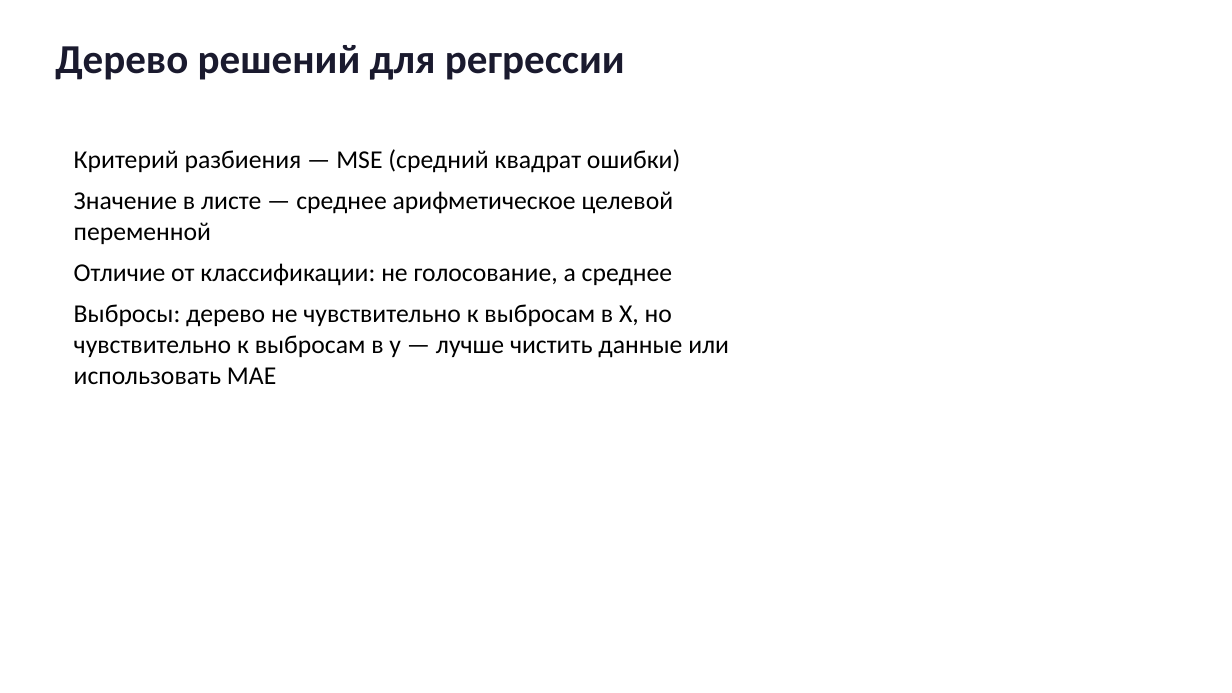
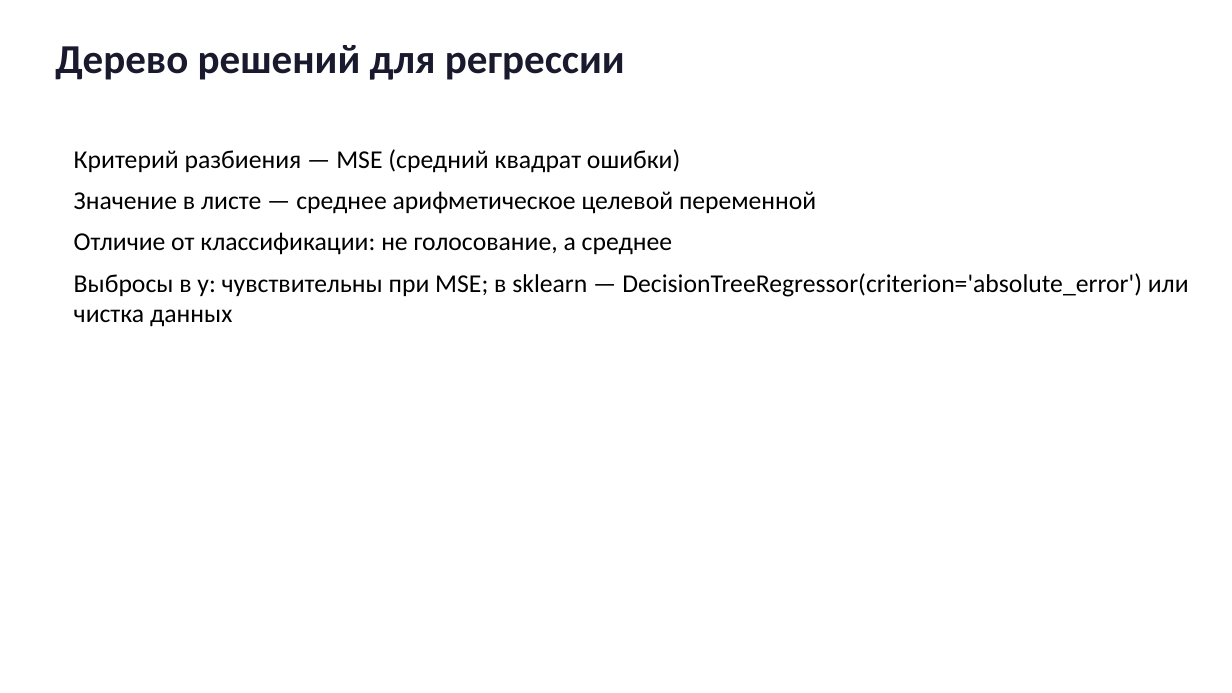
Before and after one commit to gurovic/ml-lessons, a slide deck: slide 15 of lessons/derevo_resheniy/presentation.pptx. Drawn at 1232x693 pixels with LibreOffice and Linux fonts; fonts in the diff are those of the drawing. Boxes give left, top, right and bottom in pixels: in the first picture for what was removed or moved away, otherwise in the second. Text is boxed around its words. In the diff, an @@ line names an element or a change of style, - is before the commit and + after.

```diff
--- a/lessons/derevo_resheniy/presentation.pptx
+++ b/lessons/derevo_resheniy/presentation.pptx
@@ text at (74, 273, 1189, 327): text changed @@
-Выбросы: дерево не чувствительно к выбросам в X, но чувствительно к выбросам в y — лучше чистить данные или использовать MAE
+Выбросы в y: чувствительны при MSE; в sklearn — DecisionTreeRegressor(criterion='absolute_error') или чистка данных
```
Also in this commit, not shown: 15 other slides changed, 2 slides added, 2 slides removed, 45 other files.
